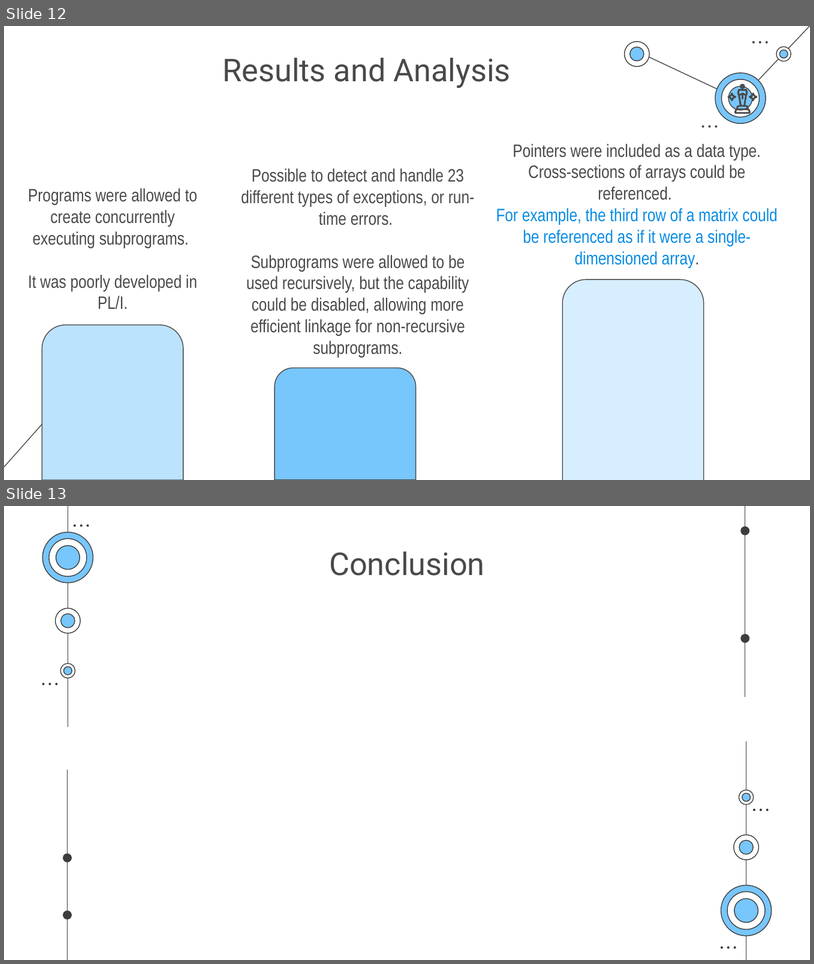
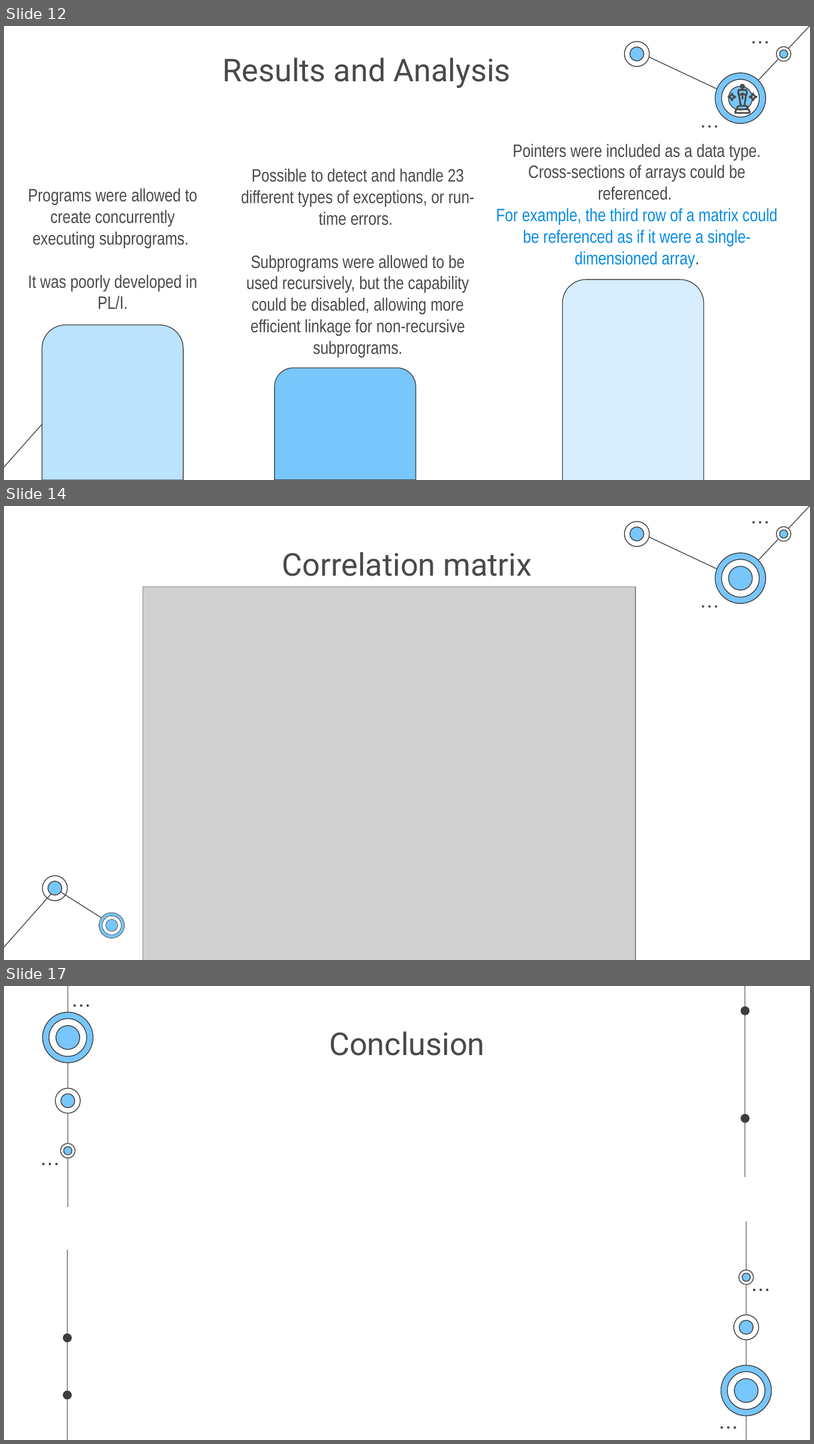
Before and after one commit to NAyeshaKhan/Heart-Disease-Prediction, a slide deck: Heart Disease Prediction System.pptx. Shown one above the other, each under a label of ours: slides 12 and 13 before the commit, slides 12, 14 and 17 after it; the slides between them are not shown. The pictures are 814x964 and 814x1444 pixels, drawn with LibreOffice and Linux fonts; fonts in the diff are those of the drawing; grey boxes stand for pictures. Boxes give left, top, right and bottom in pixels: in the first picture for what was removed or moved away, otherwise in the second. Text is boxed around its words. In the diff, an @@ line names an element or a change of style, - is before the commit and + after.

```diff
--- a/Heart Disease Prediction System.pptx
+++ b/Heart Disease Prediction System.pptx
@@ slide 14 added at (x1=4, y1=506, x2=810, y2=960), background #FFFFFF; not listed: 24 template elements that a slide beside it also shows @@
@@ title added at (x1=282, y1=552, x2=533, y2=576), 28 pt, text #494949 @@
+Correlation matrix
@@ picture added at (x1=143, y1=586, x2=635, y2=960) @@
@@ freeform shape added at (x1=48, y1=880, x2=62, y2=895), fill #3D3D3D @@
@@ freeform shape added at (x1=48, y1=881, x2=62, y2=895), fill #77C6FC @@
@@ line added from (56, 889) to (115, 926), #494949 0.75 pt @@
@@ group added at (x1=99, y1=912, x2=125, y2=938): 6 freeform shapes @@
@@ what was slide 13 is now slide 17 @@
```
Also in this commit, not shown: 7 slides changed, 4 other slides added, 2 slides removed.
